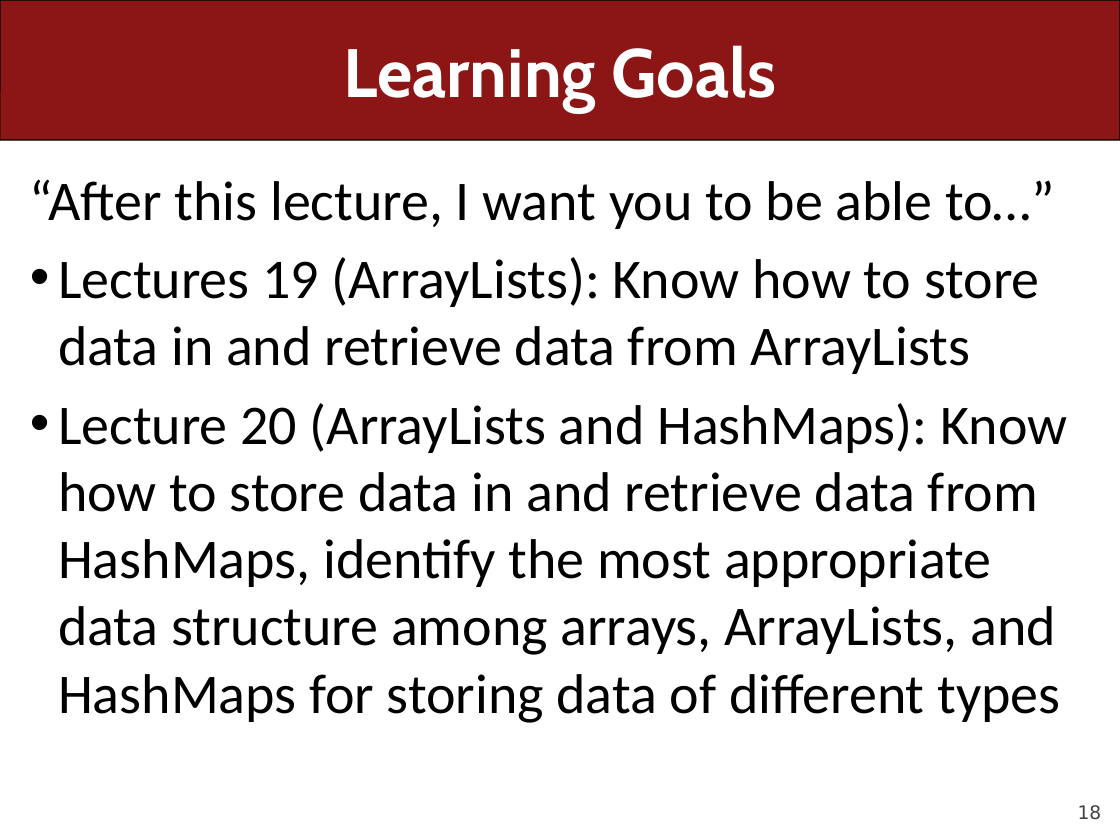
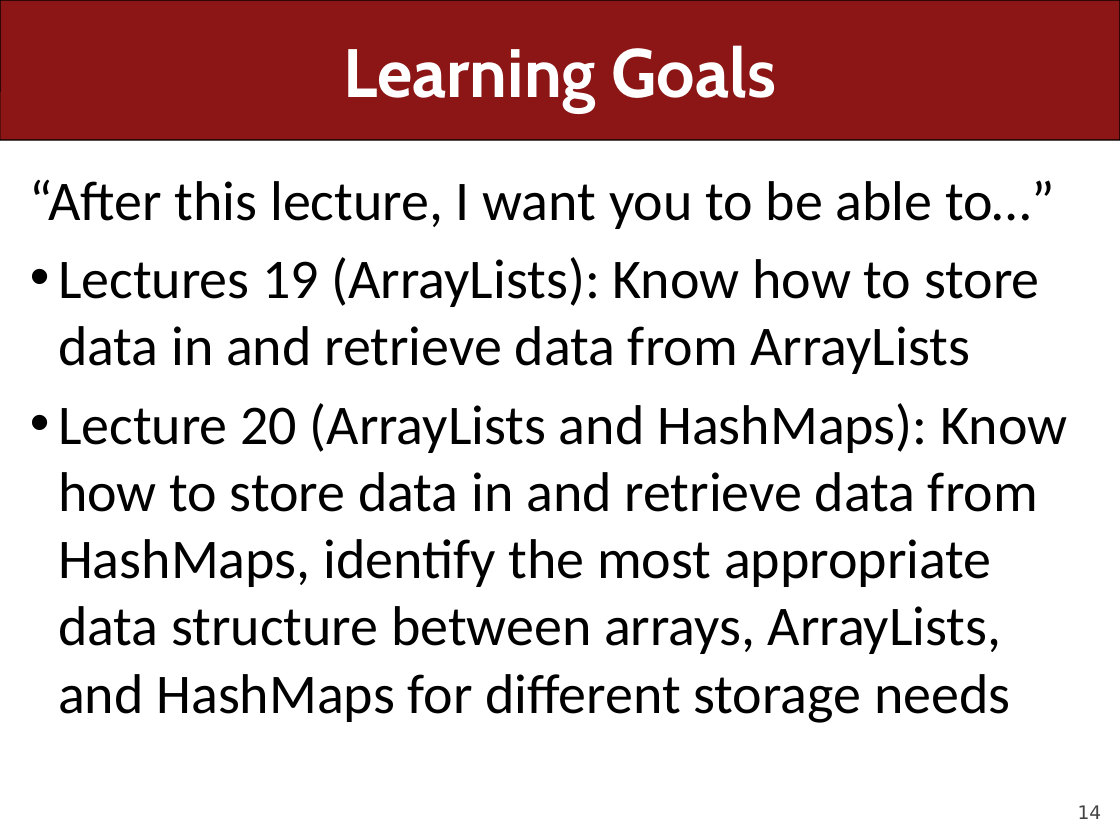
Before and after one commit to ckincaid17/cs106a-summer-2018, a slide deck: slide 14 of WWW/lectures/Lecture27/Lecture27.pptx (slide 18 before the commit). Drawn at 1120x840 pixels with LibreOffice and Linux fonts; fonts in the diff are those of the drawing. Boxes give left, top, right and bottom in pixels: in the first picture for what was removed or moved away, otherwise in the second. Text is boxed around its words. In the diff, an @@ line names an element or a change of style, - is before the commit and + after.

```diff
--- a/WWW/lectures/Lecture27/Lecture27.pptx
+++ b/WWW/lectures/Lecture27/Lecture27.pptx
@@ text at [58,403,1067,723]: text changed @@
-• Lecture 20 (ArrayLists and HashMaps): Know how to store data in and retrieve data from HashMaps, identify the most appropriate data structure among arrays, ArrayLists, and HashMaps for storing data of different types
+• Lecture 20 (ArrayLists and HashMaps): Know how to store data in and retrieve data from HashMaps, identify the most appropriate data structure between arrays, ArrayLists, and HashMaps for different storage needs
@@ page number at [1078,805,1102,819]: text changed @@
-18
+14
```
Also in this commit, not shown: 6 other slides changed, 4 slides removed, 19 other files.
